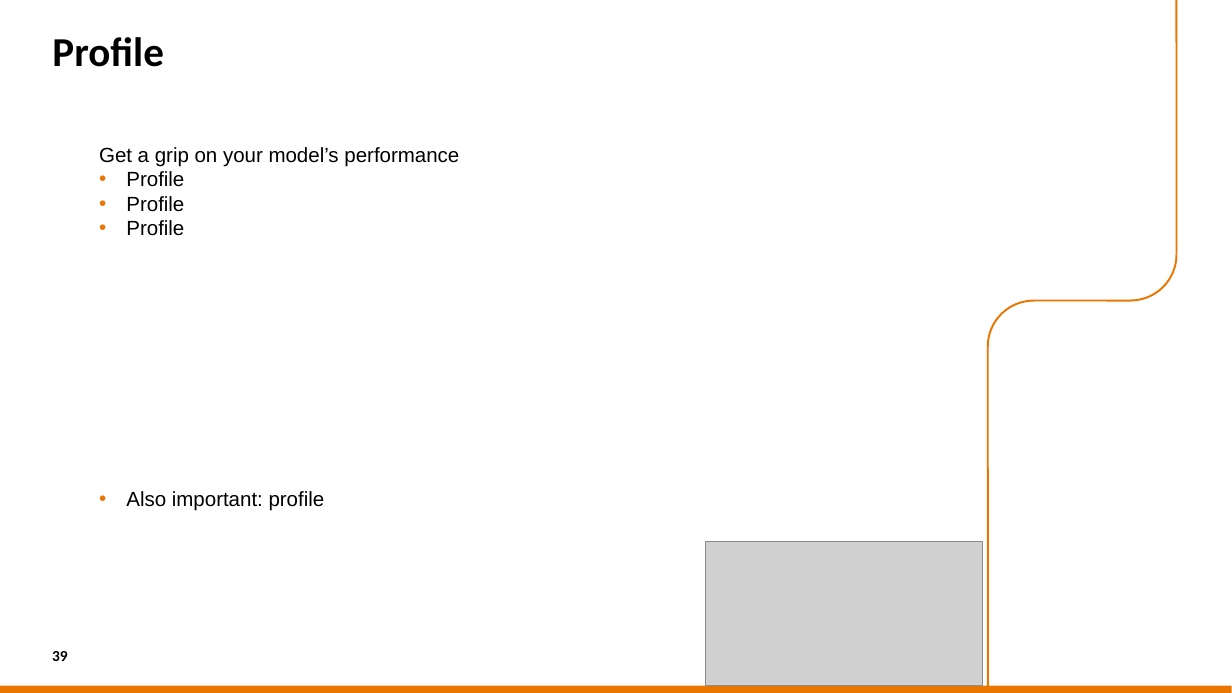
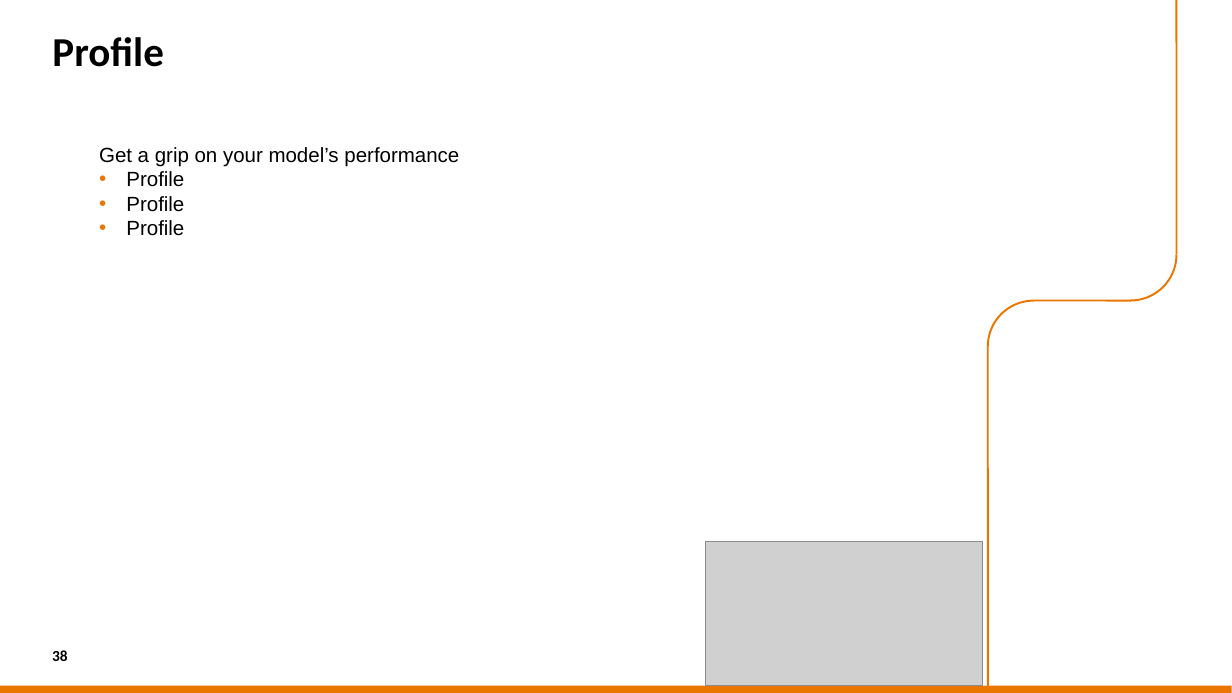
Before and after one commit to sara-nl/HPML-course-materials, a slide deck: slide 38 of Day2/slides/hardware.pptx (slide 39 before the commit). Drawn at 1232x693 pixels with LibreOffice and Linux fonts; fonts in the diff are those of the drawing; grey boxes stand for pictures; background and template pictures are left out. Boxes give left, top, right and bottom in pixels: in the first picture for what was removed or moved away, otherwise in the second. Text is boxed around its words. In the diff, an @@ line names an element or a change of style, - is before the commit and + after.

```diff
--- a/Day2/slides/hardware.pptx
+++ b/Day2/slides/hardware.pptx
@@ text at [126,491,325,511]: paragraph removed @@
-  • Also important: profile
@@ page number at [52,650,68,661]: text changed @@
-39
+38
```
Also in this commit, not shown: 12 other slides changed, 2 slides added, 4 slides removed, 2 other files.
